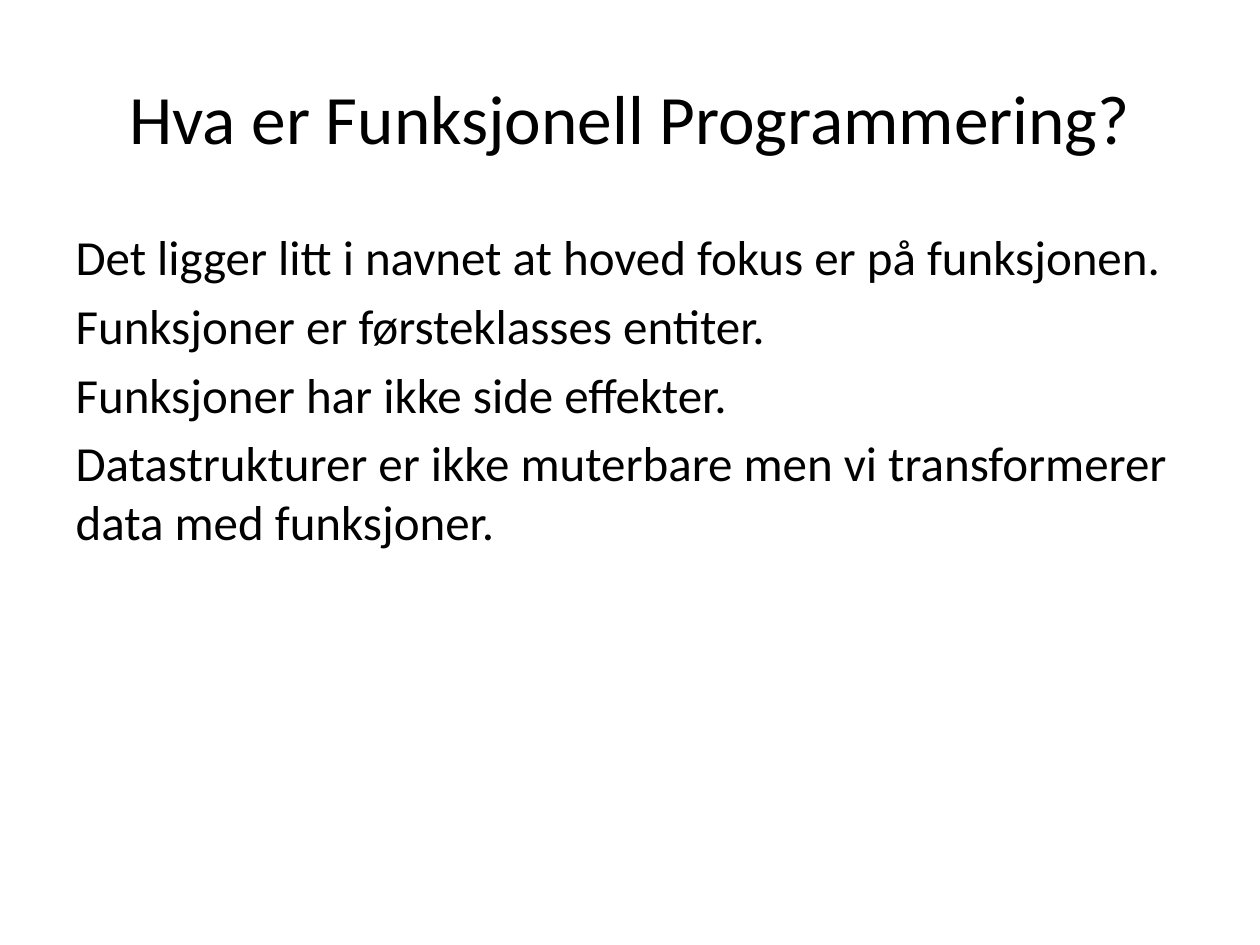
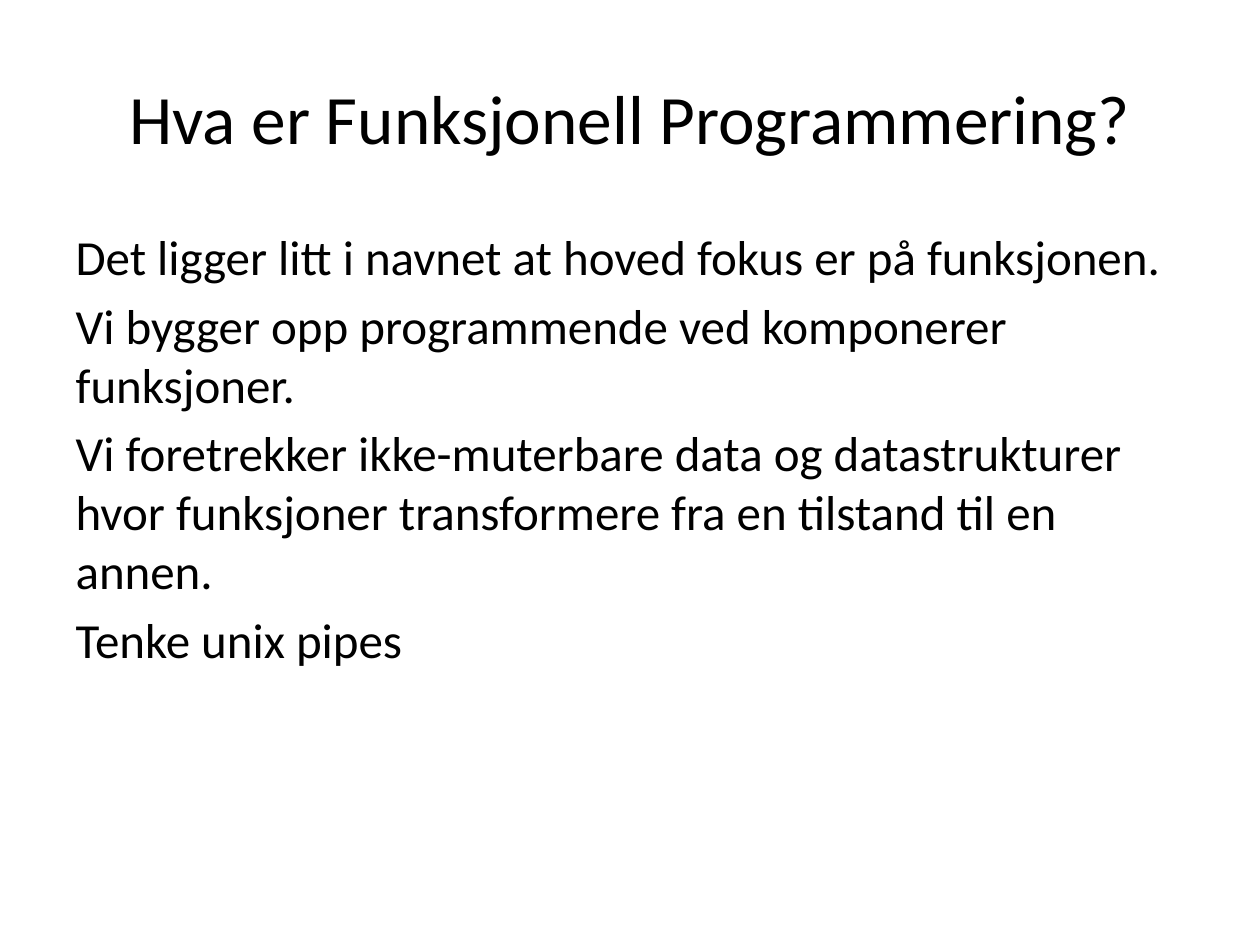
Before and after one commit to janeriksvendsen/functionalprogramming0, a slide deck: slide 2 of presentation/FunctionalProgramming0.pptx. Drawn at 1260x945 pixels with LibreOffice and Linux fonts; fonts in the diff are those of the drawing. Boxes give left, top, right and bottom in pixels: in the first picture for what was removed or moved away, otherwise in the second. Text is boxed around its words. In the diff, an @@ line names an element or a change of style, - is before the commit and + after.

Commit message:
fikset litt mer på slides

```diff
--- a/presentation/FunctionalProgramming0.pptx
+++ b/presentation/FunctionalProgramming0.pptx
@@ text at bbox=[76, 310, 1122, 666]: text changed @@
-Funksjoner er førsteklasses entiter.
-Funksjoner har ikke side effekter.
-Datastrukturer er ikke muterbare men vi transformerer data med funksjoner.
+Vi bygger opp programmende ved komponerer funksjoner.
+Vi foretrekker ikke-muterbare data og datastrukturer hvor funksjoner transformere fra en tilstand til en annen.
+Tenke unix pipes
```
